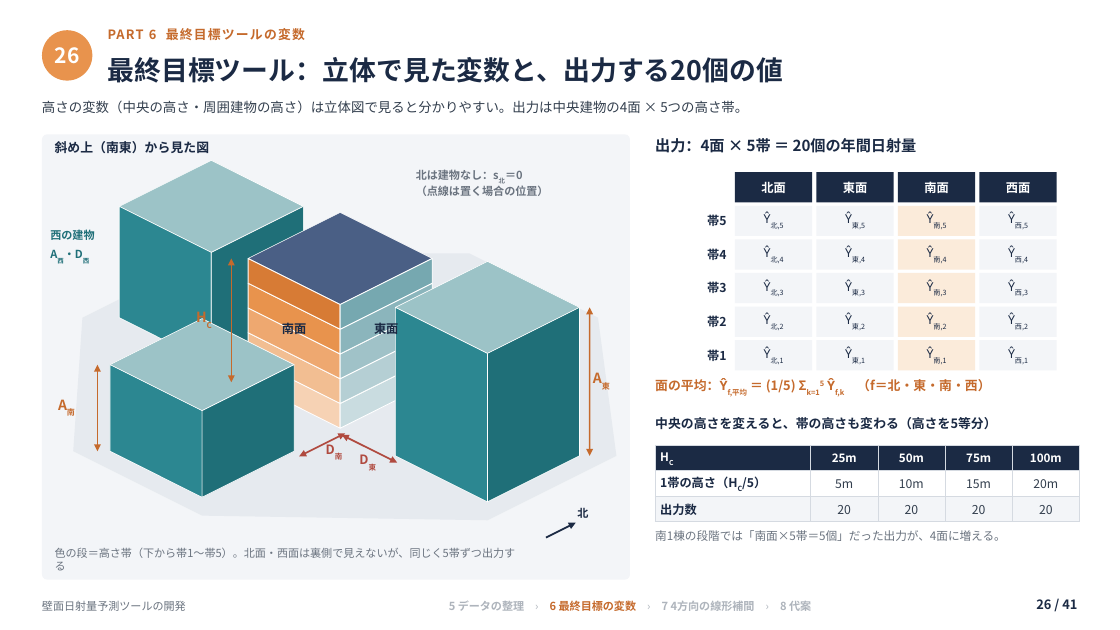
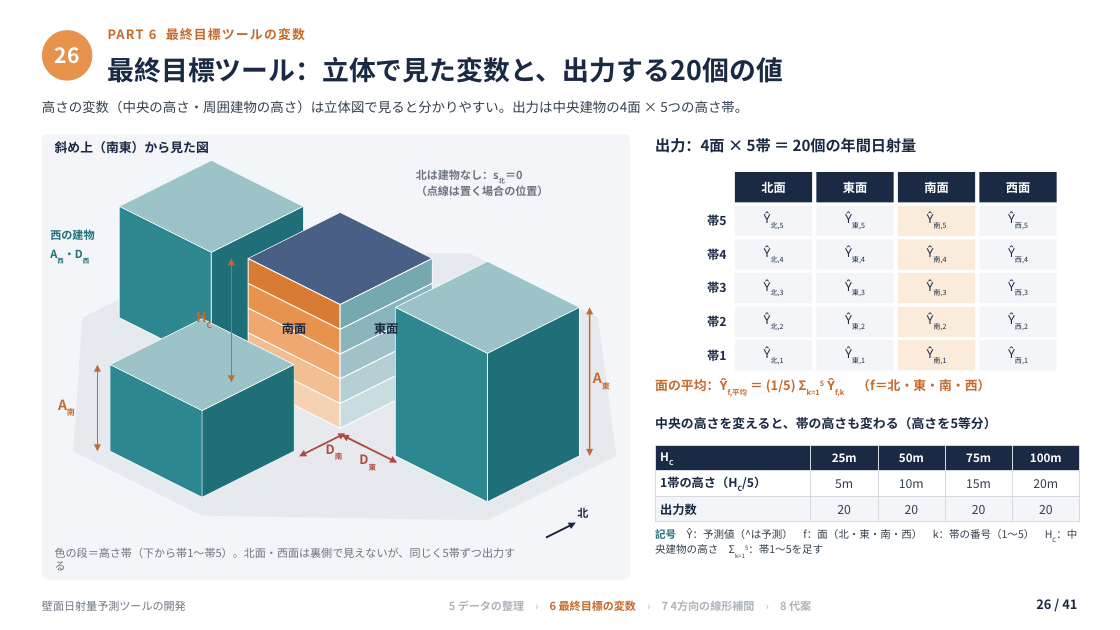
Before and after one commit to koyoy1016-gif/koyo1016, a slide deck: slide 26 of slides/壁面日射量予測ツールの開発_補足付き.pptx. Drawn at 1120x630 pixels with LibreOffice and Linux fonts; fonts in the diff are those of the drawing. Boxes give left, top, right and bottom in pixels: in the first picture for what was removed or moved away, otherwise in the second. Text is boxed around its words. In the diff, an @@ line names an element or a change of style, - is before the commit and + after.

```diff
--- a/slides/壁面日射量予測ツールの開発_補足付き.pptx
+++ b/slides/壁面日射量予測ツールの開発_補足付き.pptx
@@ text at (655,527,1077,558): text changed; size 10 to 9 pt; text colour #6B7480 to #333F4E @@
-南1棟の段階では「南面×5帯＝5個」だった出力が、4面に増える。
+記号 Ŷ：予測値（^は予測） f：面（北・東・南・西） k：帯の番号（1〜5） HC：中央建物の高さ Σk=15：帯1〜5を足す
```
Also in this commit, not shown: 7 other slides changed, 1 other file.
